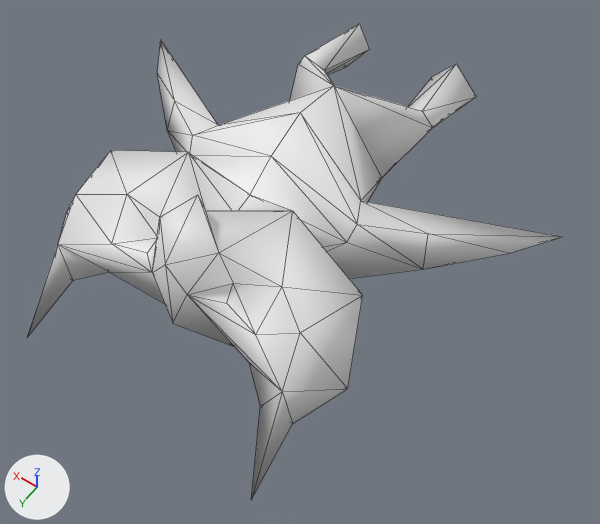
An edit to the Blender file media/imp_apodus.blend, drawn before and after from the same camera.
Camera for both pictures: a 50 mm lens placed at (-2.75, 5.37, 4.83), pointed at (-0.37, 2.04, -0.39). Every picture has the same lights, and +X, +Y and +Z are marked at lower left. Mesh edges are drawn as thin lines.

Names of what the first picture shows: 'EmptyMesh.001'.
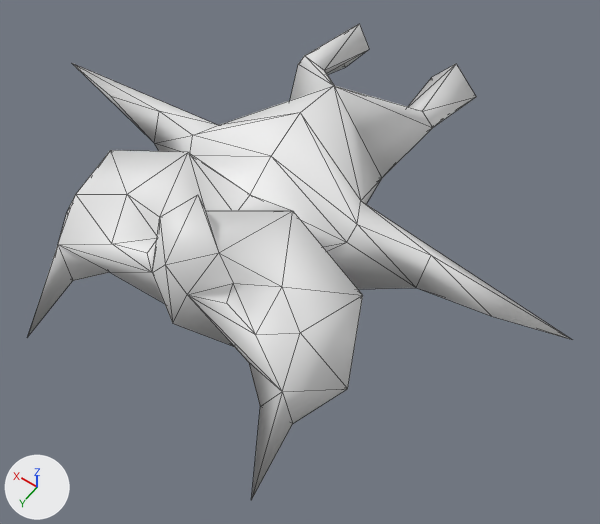
Where the change shows, as pixel boxes [x1, y1, x2, y2] in the pictures (600 x 524 px; the box of a moved part takes in the faces that stretch with it):
'EmptyMesh.001', reshaped: before [28, 24, 561, 500]; after [28, 24, 572, 500]
part 1 of me_emptymesh_001, moved or reshaped: before [157, 40, 218, 153]; after [72, 63, 217, 153]
part 2 of me_emptymesh_001, moved or reshaped: before [327, 201, 561, 279]; after [327, 201, 572, 340]

Patch to the scene script:
```diff
--- a/media/imp_apodus.blend.py
+++ b/media/imp_apodus.blend.py
@@ me_emptymesh_001 @@
 me_emptymesh_001.from_pydata(...)  # 85 vertices, 166 faces; spans x -2.03..2.0, y -0.04..3.7, z -0.89..0.69
 # used by ob_emptymesh_001; location = (0.0, 0.0, 0.0)
-me_emptymesh_001.vertices[28].co = (1.29, 1.7, -0.14)  # pixel (167, 130)
-me_emptymesh_001.vertices[29].co = (1.75, 1.28, -0.02)  # pixel (157, 73)
-me_emptymesh_001.vertices[34].co = (1.24, 1.6, 0.15)  # pixel (174, 101)
-me_emptymesh_001.vertices[36].co = (2.0, 0.94, 0.03)  # pixel (160, 39)
-me_emptymesh_001.vertices[68].co = (-1.29, 1.73, -0.13)  # pixel (423, 269)
-me_emptymesh_001.vertices[69].co = (-1.77, 1.33, 0.01)  # pixel (509, 253)
-me_emptymesh_001.vertices[73].co = (-1.23, 1.64, 0.15)  # pixel (428, 233)
-me_emptymesh_001.vertices[75].co = (-2.03, 1.0, 0.06)  # pixel (562, 236)
+# me_emptymesh_001 part 1
+me_emptymesh_001.vertices[28].co = (1.28, 1.88, -0.15)  # pixel (154, 143)
+me_emptymesh_001.vertices[29].co = (1.88, 1.75, -0.01)  # pixel (110, 95)
+me_emptymesh_001.vertices[34].co = (1.27, 1.77, 0.14)  # pixel (159, 111)
+me_emptymesh_001.vertices[36].co = (2.42, 1.67, 0.04)  # pixel (71, 63)
+# me_emptymesh_001 part 2
+me_emptymesh_001.vertices[68].co = (-1.33, 1.92, -0.12)  # pixel (416, 287)
+me_emptymesh_001.vertices[69].co = (-1.93, 1.91, 0.0)  # pixel (491, 316)
+me_emptymesh_001.vertices[73].co = (-1.36, 1.8, 0.16)  # pixel (431, 255)
+me_emptymesh_001.vertices[75].co = (-2.47, 1.79, 0.05)  # pixel (572, 339)
 me_emptymesh_001.materials.append(mat_rustmetal_jpg)
```
